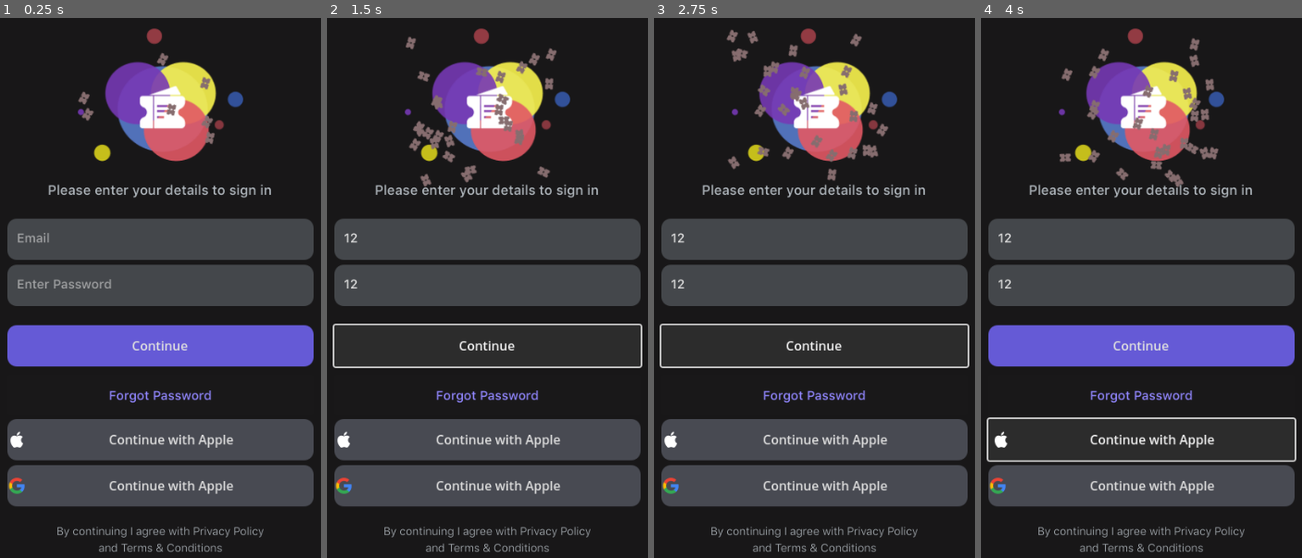
Above: before the commit, frames 1-4 (left to right).
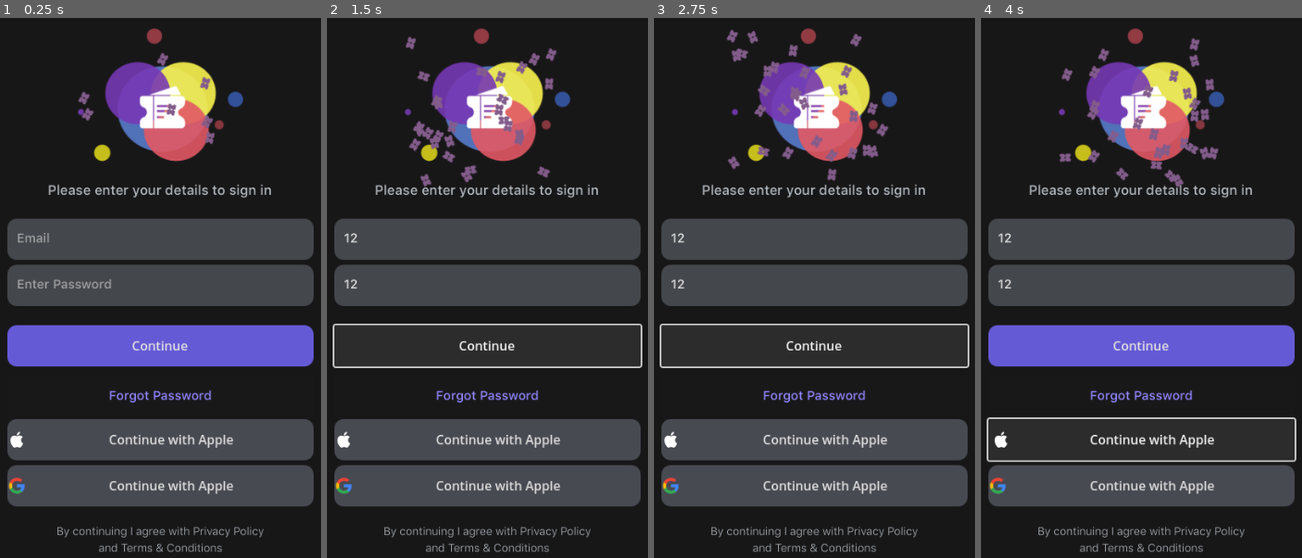
Above: after the commit, the same moments.

Repository: utentica/Ticketly-Interactions
Game: Godot game, scene res://menus/loginmain.tscn
Same seed, same stepped clock (60 frames per second), same inputs: the game is played once before the commit and once after it.
Inputs (mouse positions are in pixels of both pictures, inside the frame that each line leads up to):
- Up to frame 1 (0.25 s): no input
- Up to frame 2 (1.5 s): click (487, 239) at 0.52 s; type "12" at 0.6 s; click (487, 288) at 0.75 s; type "12" at 0.83 s; click "Continue" at 1.25 s
- Up to frame 3 (2.75 s): click "Continue" at 2 s
- Up to frame 4 (4 s): click "Continue with Apple" at 2.75 s; click "Continue with Apple" at 3.5 s

The runs differ from the first frame. In frame 1, 0.2% of the frame differs, in the area x 24-67%, y 6-24%; in frame 2, 0.8%; in frame 3, 0.8%; in frame 4, 0.8%, in the area x 24-74%, y 3-32%.

Commit message:
particlesdonefirstlogo

Diff:
--- a/menus/loginmain.tscn
+++ b/menus/loginmain.tscn
@@ -208,7 +208,7 @@
 horizontal_alignment = 1
 
 [node name="GPUParticles2D" type="GPUParticles2D" parent="."]
-self_modulate = Color(0.967629, 0.787285, 0.798766, 1)
+self_modulate = Color(0.941236, 0.665627, 1, 1)
 position = Vector2(209, 106)
 amount = 30
 process_material = SubResource("ParticleProcessMaterial_hinsn")
